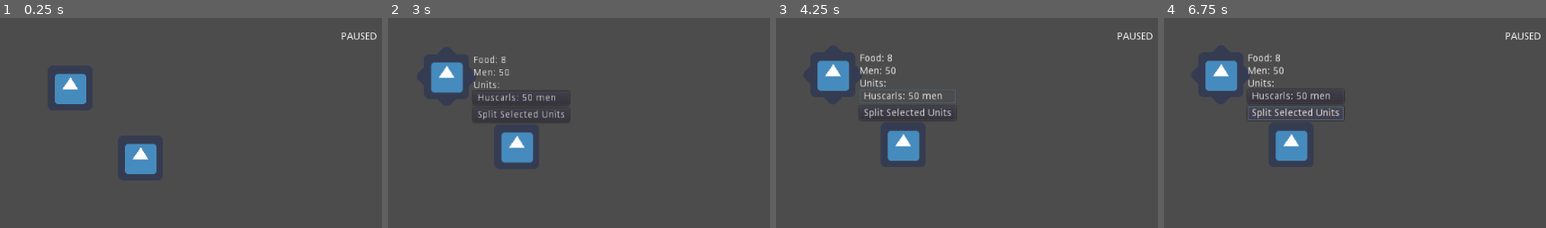
Above: before the commit, frames 1-4 (left to right).
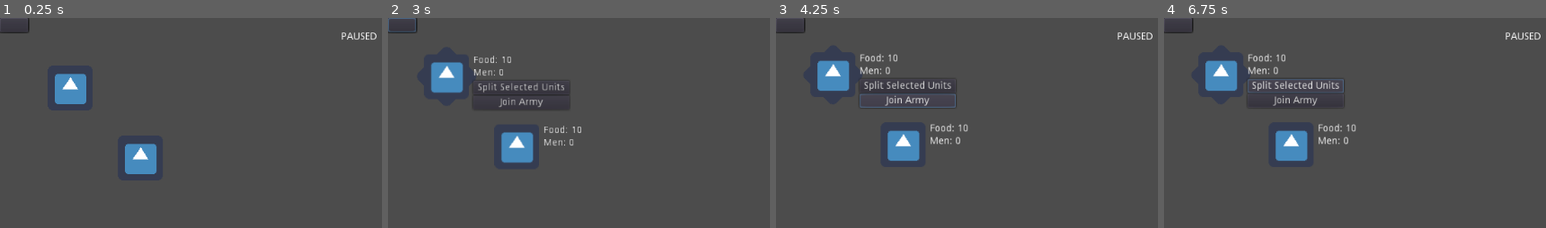
Above: after the commit, the same moments.

Repository: The-Churrosaur/Fimbulvinter-HAGJ-4
Game: Godot game, scene res://main.tscn
The game is run twice, just before and just after one commit, with the same random seed, the same clock (stepped at 60 frames per second) and the same inputs. The engine's default icon, where the game draws it, is replaced by a stand-in: a white triangle on a blue panel in a dark square.
Inputs (mouse positions are in pixels of both pictures, inside the frame that each line leads up to):
- Up to frame 1 (0.25 s): no input
- Up to frame 2 (3 s): click (403, 24) at 0.52 s; click (403, 24) at 1.27 s; click (403, 24) at 2.02 s; tap Enter (ui_accept) at 2.75 s; move the mouse to (456, 87) at 2.77 s; press the mouse at (456, 87) at 2.78 s
- Up to frame 3 (4.25 s): tap Enter (ui_accept) at 3.02 s; release the mouse at (844, 87) at 3.5 s; click (905, 97) at 3.5 s, where only the run before the commit has a clickable "Huscarls: 50 men"
- Up to frame 4 (6.75 s): click "Split Selected Units" at 4.25 s; click (1293, 102) at 5 s, where only the run after the commit has a clickable "Join Army"; click (1293, 97) at 5.75 s, where only the run before the commit has a clickable "Huscarls: 50 men"; click "Split Selected Units" at 6.5 s

The runs differ from the first frame. In frame 1, less than 0.1% of the frame differs, in the area x 0-8%, y 0-8%; in frame 2, 1.6%; in frame 3, 2.4%, in the area x 0-51%, y 0-61%; in frame 4, 2.3%.
Error after the commit: Parse Error: The identifier "map_manager" isn't declared in the current scope. (res://armies/unit_base.gd:30)

Commit message:
join armies ui - some progress towards organisation

Diff:
--- a/armies/army_base.gd
+++ b/armies/army_base.gd
@@ -17,7 +17,8 @@
 onready var pop_label = $UI/VBoxContainer/PopLabel
 onready var starve_label = $UI/VBoxContainer/StarveLabel
 onready var units_vbox = $UI/VBoxContainer/Units
-onready var split_button = $UI/VBoxContainer/SplitButton
+onready var split_button = $UI/VBoxContainer/Units/SplitButton
+onready var join_button = $UI/VBoxContainer/Units/JoinButton
 
 # assigned on birth by army manager
 var army_id : int
@@ -38,7 +39,10 @@
 func _ready():
 	select_area.connect("input_event", self, "on_select_input_event")
 	split_button.connect("button_down", self, "on_split_button")
+	join_button.connect("button_down", self ,"on_join_button")
 
+	map_manager.connect("pause", self, "on_pause")
+	map_manager.connect("play", self, "on_play")
 
 func _physics_process(delta):
 	if !map_manager.is_paused:
@@ -80,6 +84,14 @@
 	queue_free()
 	return true
 
+# map pause ==========
+
+func on_pause():
+	pass
+
+func on_play():
+	pass
+
 # ui / input ==========
 
 func on_select_input_event(viewport, event, shape_idx):
@@ -94,6 +106,13 @@
 	deselect_units()
 	split_army(leaving_units)
 
+func on_join_button():
+
+	# yield until next selection
+	var army = yield(hud_controller, "army_selected")
+
+	join_army(army)
+
 # unit selection
 
 func deselect_units():
@@ -106,12 +125,12 @@
 
 func on_selected():
 	$SelectionSprite.visible = true
-	ui.visible = true
+	units_vbox.visible = true
 	deselect_units()
 
 func on_deselected():
 	$SelectionSprite.visible = false
-	ui.visible = false
+	units_vbox.visible = false
 	deselect_units()
 
 # movement ===========
--- a/armies/army_base.tscn
+++ b/armies/army_base.tscn
@@ -28,7 +28,6 @@
 shape = SubResource( 2 )
 
 [node name="UI" type="Control" parent="."]
-visible = false
 margin_right = 40.0
 margin_bottom = 40.0
 mouse_filter = 2
@@ -58,24 +57,31 @@
 [node name="StarveLabel" type="Label" parent="UI/VBoxContainer"]
 visible = false
 margin_top = 36.0
-margin_right = 64.0
+margin_right = 137.0
 margin_bottom = 50.0
 text = "STARVING"
 
 [node name="Units" type="VBoxContainer" parent="UI/VBoxContainer"]
+visible = false
 margin_top = 36.0
 margin_right = 137.0
-margin_bottom = 50.0
+margin_bottom = 77.0
 mouse_filter = 2
 custom_constants/separation = 1
 
 [node name="Label" type="Label" parent="UI/VBoxContainer/Units"]
+visible = false
 margin_right = 137.0
 margin_bottom = 14.0
 text = "Units:"
 
-[node name="SplitButton" type="Button" parent="UI/VBoxContainer"]
-margin_top = 54.0
+[node name="SplitButton" type="Button" parent="UI/VBoxContainer/Units"]
 margin_right = 137.0
-margin_bottom = 74.0
+margin_bottom = 20.0
 text = "Split Selected Units"
+
+[node name="JoinButton" type="Button" parent="UI/VBoxContainer/Units"]
+margin_top = 21.0
+margin_right = 137.0
+margin_bottom = 41.0
+text = "Join Army"
--- a/armies/unit_base.gd
+++ b/armies/unit_base.gd
@@ -2,6 +2,9 @@
 extends Node2D
 
 export var manpower = 50
+export var max_food = 100
+export var consumption_rate : float = 0.1 # food per man per second
+export var starve_chance : float = 0.001 # chance of death per man per second
 
 # unit ui ==========
 
@@ -22,6 +25,36 @@
 
 	# connect press button to unit selection
 	unit_label.connect("button_down", self, "on_pressed")
+
+func _physics_process(delta):
+	if !map_manager.is_paused:
+		move(delta)
+		consume_grain(delta)
+		if starving: starve(delta)
+
+func move(delta):
+	var facing = target - global_position
+	# anti-jitter
+	if facing.length_squared() < position_error * position_error: return
+	var movement = facing.normalized() * velocity * delta
+	move_and_collide(movement)
+
+func consume_grain(delta):
+	var amount = get_manpower() * consumption_rate * delta
+	grain -= amount
+	if grain <= 0:
+		grain = 0
+		starving = true
+		starve_label.visible = true
+	else:
+		starve_label.visible = false
+	food_label.text = "Food: " + String(int(grain))
+	pop_label.text = "Men: " + String(get_manpower())
+
+func starve(delta):
+	if randf() <= starve_chance:
+		var unit = units.values()[randi() % units.size()]
+		unit.add_men(-1)
 
 func add_men(men):
 	manpower += men
--- a/map/army_manager.gd
+++ b/map/army_manager.gd
@@ -3,10 +3,15 @@
 
 export var army_template : PackedScene = preload("res://armies/army_base.tscn")
 export var unit_template : PackedScene = preload("res://armies/unit_base.tscn")
-
 export var army_spawn_path : NodePath = "../../" # path of parent
+export var hud_controller_path : NodePath = "../../HudController"
+export var map_manager_path : NodePath = "../MapManager"
 
 onready var spawn_parent = get_node(army_spawn_path)
+onready var hud_controller = get_node(hud_controller_path)
+onready var map_manager = get_node(map_manager_path)
+
+# TODO - dependency injection of map nodes to stuff from here
 
 # keeps track of all armies and units for global effects and save/load
 
--- a/map/hud_controller.gd
+++ b/map/hud_controller.gd
@@ -11,6 +11,8 @@
 onready var paused_label = $HUD/MarginContainer/VBoxContainer/CenterContainer/PausedLabel
 
 var selected_army : Node2D
+
+signal army_selected(army)
 
 func _ready():
 	map_manager.connect("pause", self, "on_pause")
@@ -36,6 +38,7 @@
 	# select
 	selected_army = army
 	army.on_selected()
+	emit_signal("army_selected", army)
 
 func on_pause():
 	paused_label.visible = true
